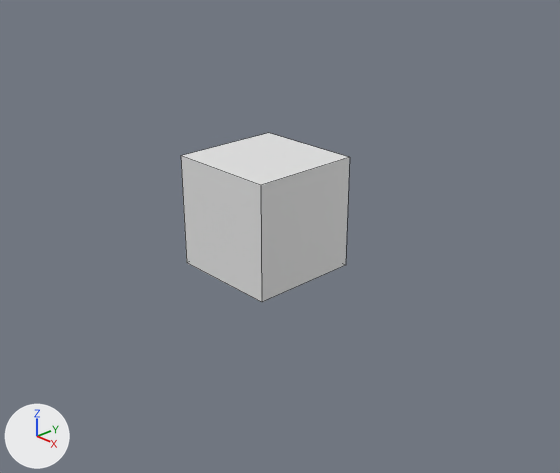
What one commit did to the Blender file Obj_Chest_Normal_A.blend.
Both versions are drawn from a 50 mm camera at (9.26, -8.37, 5.01) aimed at (0.44, -0.07, -0.31). Every picture has the same lights, and +X, +Y and +Z are marked at lower left. The picture after the commit comes second. Mesh edges are drawn as thin lines.

The scene before the commit, as lines of its bpy script (objects in view):
```python
me_cube = bpy.data.meshes.new('Cube')
me_cube.from_pydata(...)  # a box spanning x -1.0..1.0, y -1.0..1.0, z -1.0..1.0
me_cube.materials.append(mat_material)  # white #e7e7e7
ob_cube = bpy.data.objects.new('Cube', me_cube)
ob_cube.location = (0.0, 0.0, 0.0)
```
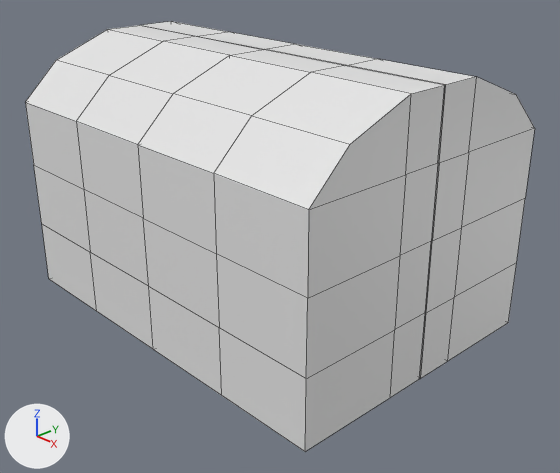
The change in detail:
me_cube is used by ob_cube; location (0.0, 0.0, 0.0).
me_cube had 8 vertices, 6 faces and spanned x -1.0..1.0, y -1.0..1.0, z -1.0..1.0.
me_cube now has 36 vertices, 28 faces and spans x 0.0..1.0, y -1.0..0.01, z -1.61..1.0.
Part 1, on me_cube:
6 vertices are removed from x -1.0..1.0, y -1.0..1.0, z -1.0..1.0.
6 faces are deleted.
16 vertices are added at x 0.0..1.0, y -1.0..0.01, z -1.61..1.0.
10 new vertices lie (0.5, 0.0, 0.0) away from vertices in x 0.0, y -1.0..0.01, z -1.61..1.0.
8 new vertices lie (0.5, 0.0, 0.0) away from vertices in x 0.5, y -1.0..0.01, z -1.61..1.0.
28 new faces join them.
Object 'Cube' (ob_cube) is rescaled from (1.0, 1.0, 1.0) to (-3.47, -2.47, -1.72).
Object 'Cube' (ob_cube) gains a MIRROR modifier named 'Mirror'.
Modifier setting: use_axis = (True, True, False).

What differs and where, as boxes (x1, y1, x2, y2) in the pictures (560 x 473 px):
'Cube', reshaped, rescaled, modifiers changed (201% wider, 154% taller)
    before: (181, 133, 350, 302)
    after: (25, 21, 535, 452)
